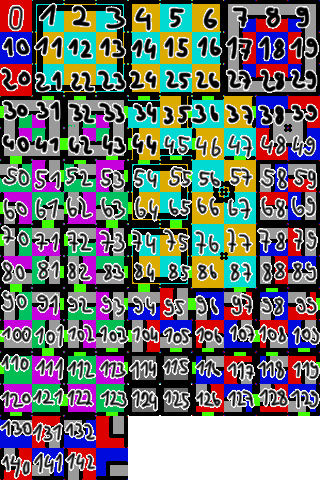
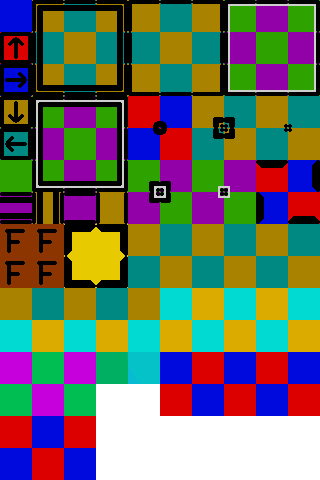
Layered file, before and after one edit (320 x 480). Changes by layer:
hid "Numbers", opacity 100% → 77% over box(0, 3, 320, 479)
added group "New" with 6 layers above "Gruppe 1" over box(0, 0, 320, 480)
added layer "Ebene 13" in group "New" over box(64, 280, 96, 288)
added layer "Ebene 12" in group "New" over box(120, 256, 128, 288)
added layer "Ebene 11" in group "New" over box(64, 224, 72, 256)
added layer "Ebene 10" in group "New" over box(96, 224, 128, 232)
added layer "Ebene 16 Kopie 10" in group "New" over box(0, 0, 320, 288)
added layer "Grid" (1st of 2, in "New") in group "New" over box(0, 0, 320, 480)
moved "Ebene 9" into group "Gruppe 1" over box(0, 0, 320, 480)
moved "Ebene 7" into group "Gruppe 1" over box(0, 96, 320, 416)
moved "Ebene 6" into group "Gruppe 1" over box(0, 1, 320, 480)
moved "Grid" (2nd of 2, in "Gruppe 1") into group "Gruppe 1" over box(0, 0, 320, 480)
moved "Ebene 0" into group "Gruppe 1" over box(0, 0, 320, 192)
